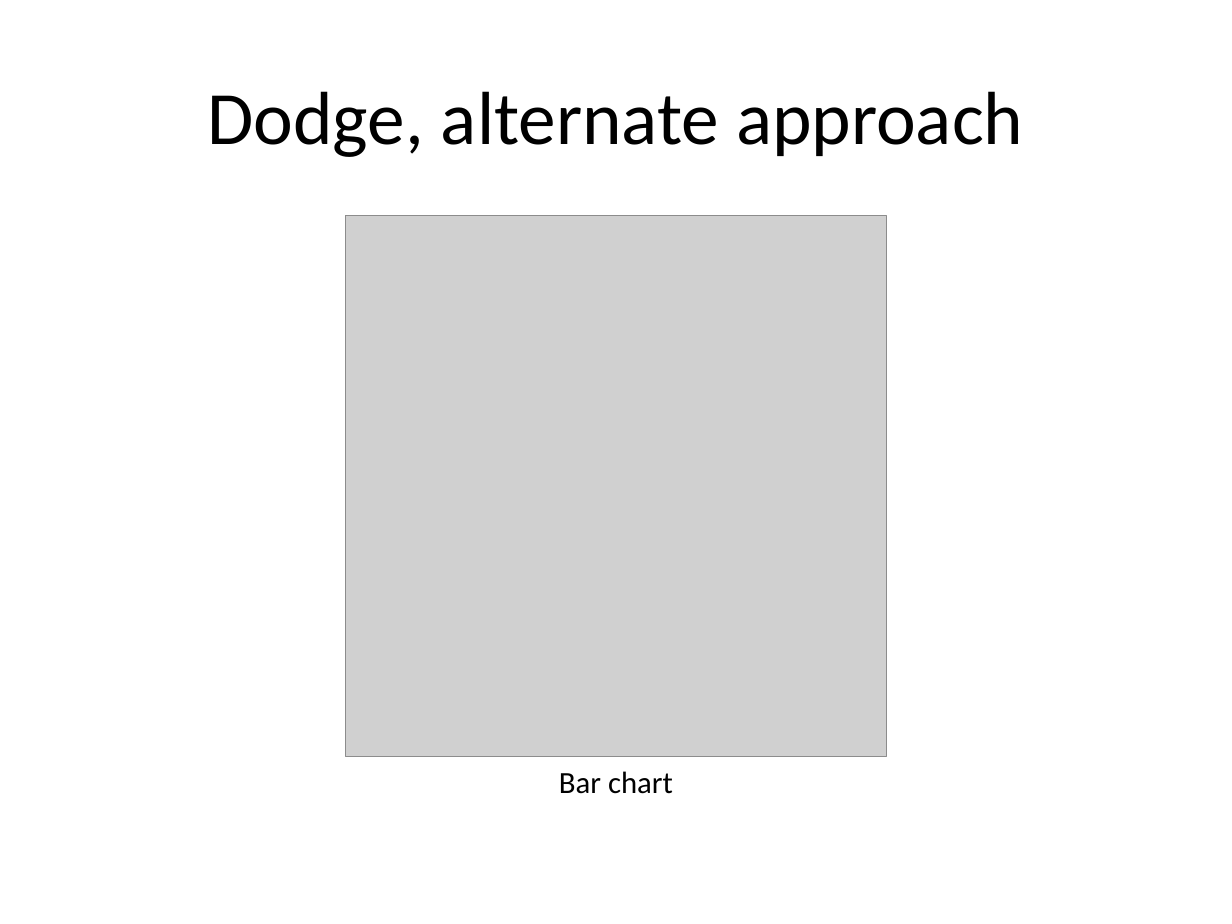
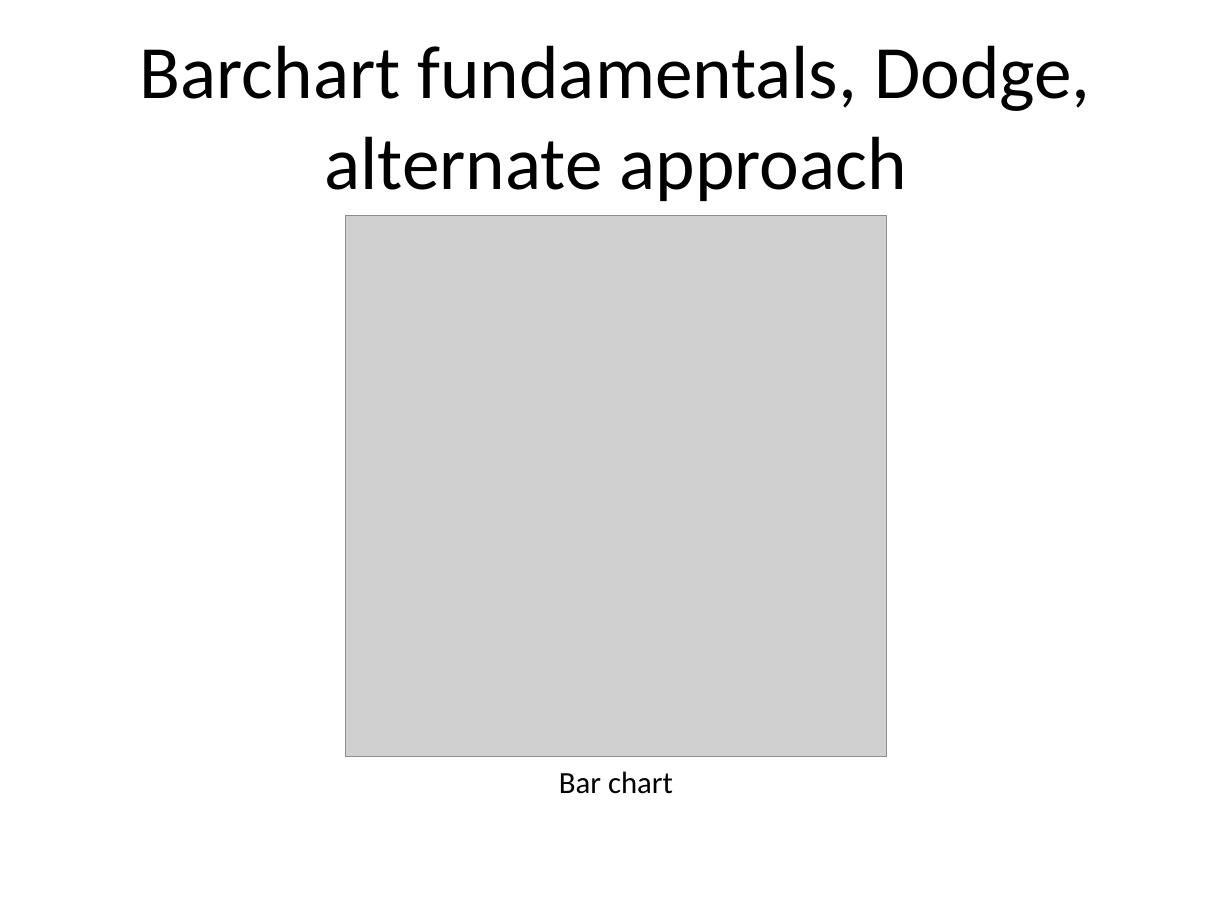
Before and after one commit to pmean/data-visualization, a slide deck: slide 80 of data-viz-02/src/v02-complete-lecture.pptx (slide 85 before the commit). Drawn at 1232x924 pixels with LibreOffice and Linux fonts; fonts in the diff are those of the drawing; grey boxes stand for pictures. Boxes give left, top, right and bottom in pixels: in the first picture for what was removed or moved away, otherwise in the second. Text is boxed around its words. In the diff, an @@ line names an element or a change of style, - is before the commit and + after.

```diff
--- a/data-viz-02/src/v02-complete-lecture.pptx
+++ b/data-viz-02/src/v02-complete-lecture.pptx
@@ title at bbox=[140, 45, 1091, 201]: text changed @@
-Dodge, alternate approach
+Barchart fundamentals, Dodge, alternate approach
```
Also in this commit, not shown: 88 other slides changed, 15 slides added, 2 slides removed, 20 other files.
